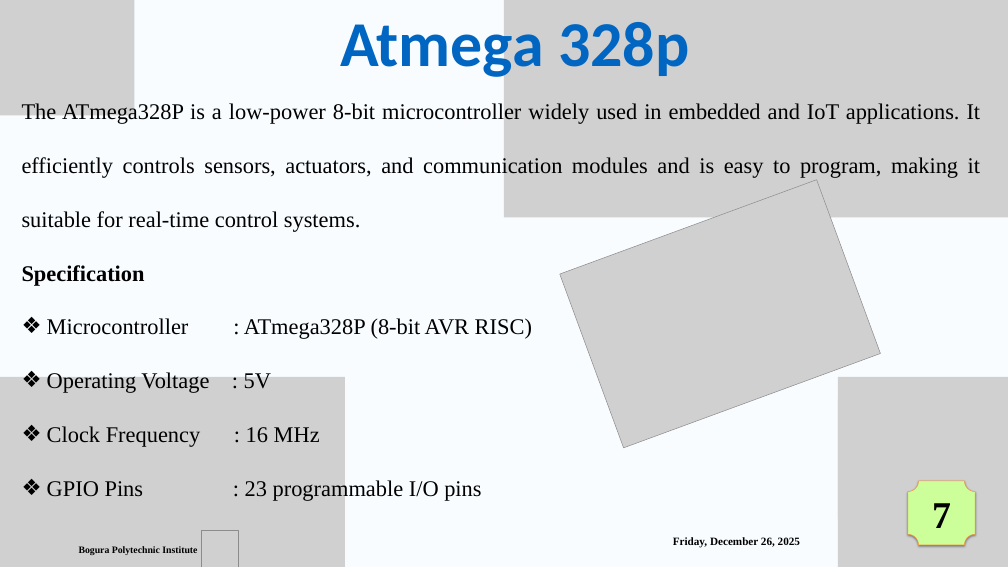
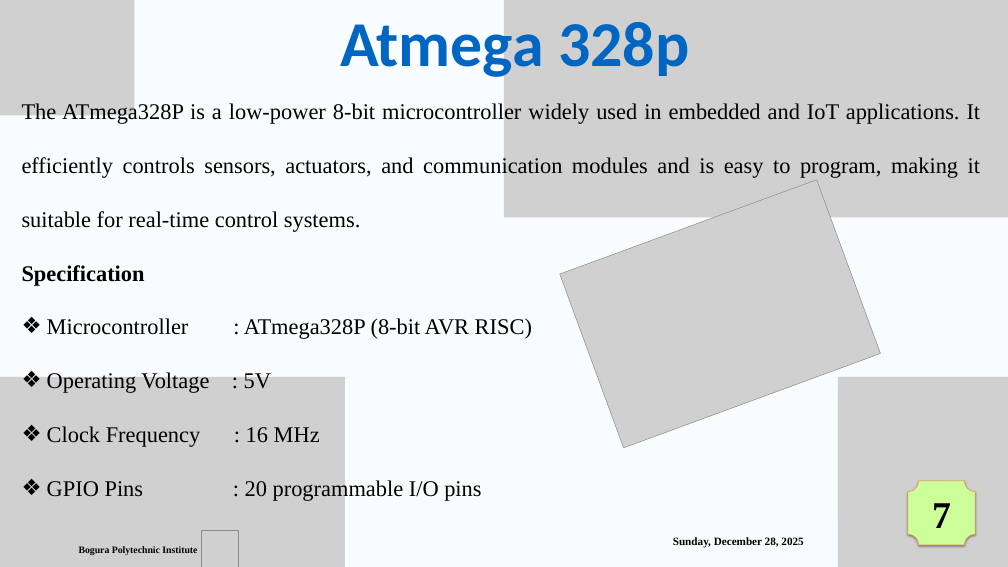
Before and after one commit to riyadhasan24/NRF_Based_Wireless_Dual_Control_Robotic_Arm, a slide deck: slide 9 of Riyad.pptx. Drawn at 1008x567 pixels with LibreOffice and Linux fonts; fonts in the diff are those of the drawing; grey boxes stand for pictures. Boxes give left, top, right and bottom in pixels: in the first picture for what was removed or moved away, otherwise in the second. Text is boxed around its words. In the diff, an @@ line names an element or a change of style, - is before the commit and + after.

```diff
--- a/Riyad.pptx
+++ b/Riyad.pptx
@@ text at (47, 478, 481, 501): text changed @@
-❖ GPIO Pins : 23 programmable I/O pins
+❖ GPIO Pins : 20 programmable I/O pins
@@ text at (673, 537, 803, 548): text changed @@
-Friday, December 26, 2025
+Sunday, December 28, 2025
```
Also in this commit, not shown: 19 other slides changed, 1 other file.
